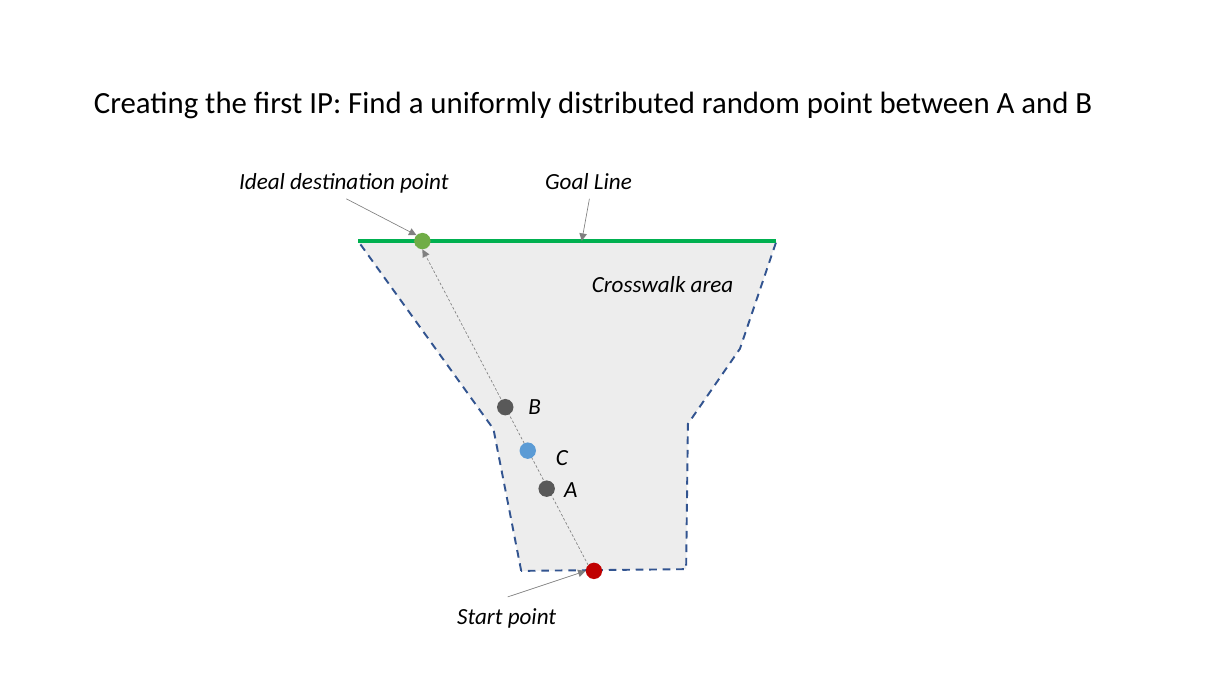
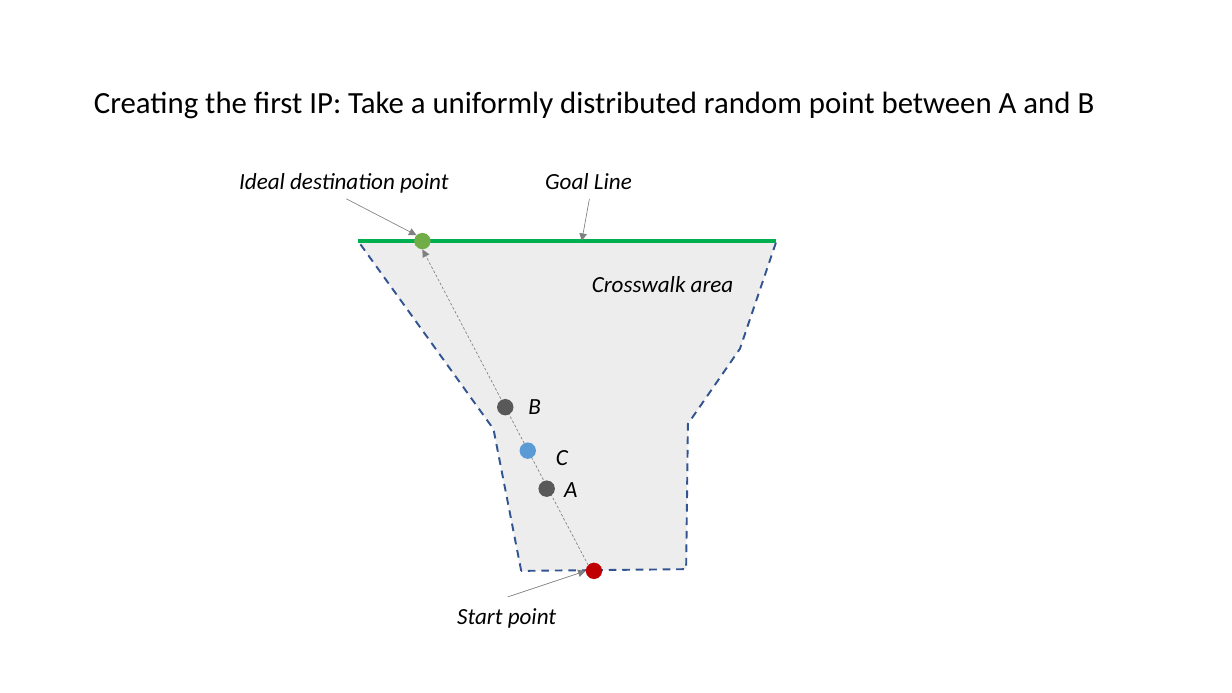
Before and after one commit to adhocmaster/carla-jaywalker-experiments, a slide deck: slide 7 of docs/Soft-Trajectory-Generation.pptx. Drawn at 1232x693 pixels with LibreOffice and Linux fonts; fonts in the diff are those of the drawing. Boxes give left, top, right and bottom in pixels: in the first picture for what was removed or moved away, otherwise in the second. Text is boxed around its words. In the diff, an @@ line names an element or a change of style, - is before the commit and + after.

```diff
--- a/docs/Soft-Trajectory-Generation.pptx
+++ b/docs/Soft-Trajectory-Generation.pptx
@@ title at (94,91,1095,119): text changed @@
-Creating the first IP: Find a uniformly distributed random point between A and B
+Creating the first IP: Take a uniformly distributed random point between A and B
```
Also in this commit, not shown: 4 other slides changed, 7 slides added.
